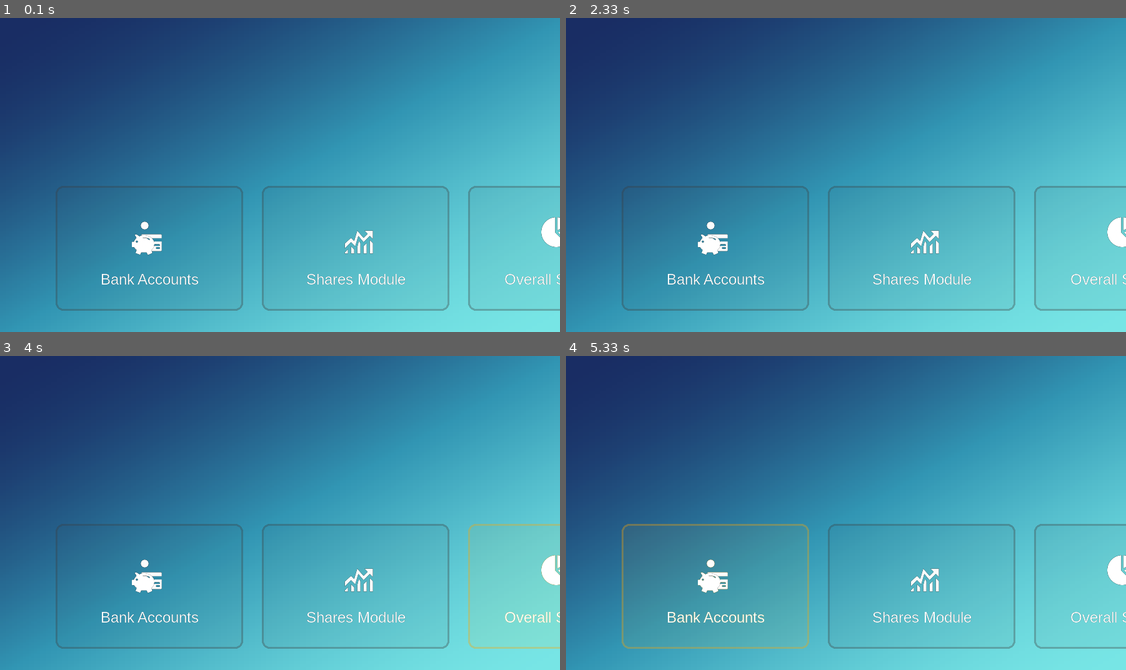
Above: before the commit, frames 1-4 (two rows, left to right).
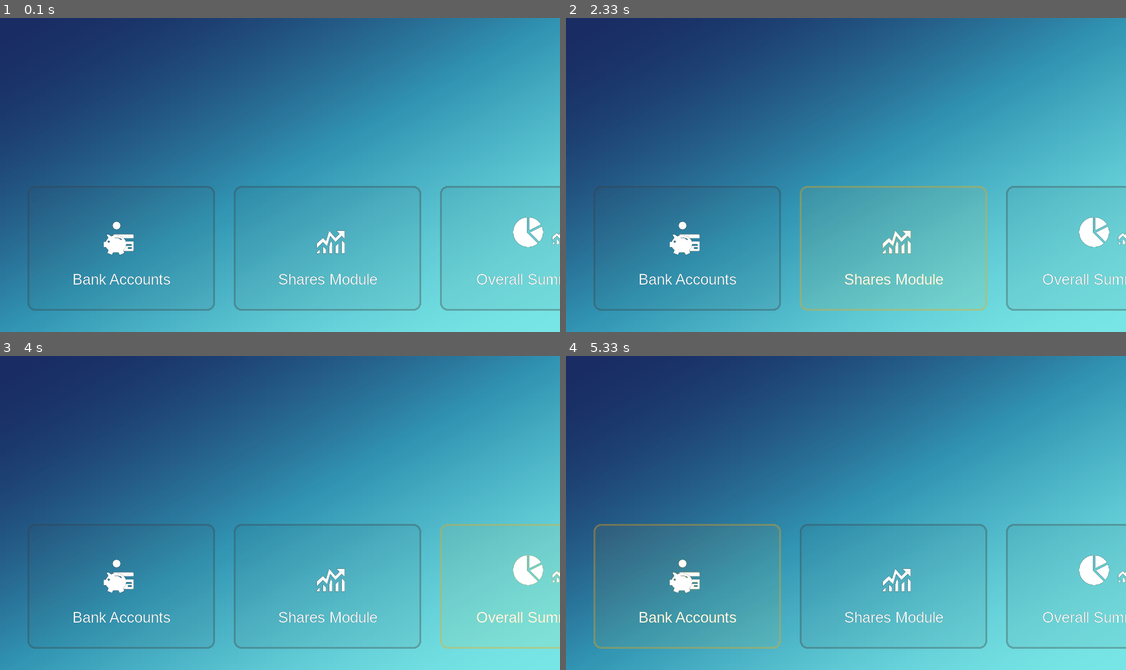
Above: after the commit, the same moments.

Repository: sachinadk2011/FinLedger
Game: pygame game, started from main.py
Same seed, same stepped clock (60 frames per second), same inputs: the game is played once before the commit and once after it.
Inputs (mouse positions are in pixels of both pictures, inside the frame that each line leads up to):
- Up to frame 1 (0.1 s): no input
- Up to frame 2 (2.33 s): click (823, 187) at 0.38 s; click (711, 178) at 0.72 s; click (672, 247) at 1.05 s; click (1053, 284) at 1.38 s; click (857, 71) at 1.72 s; click (818, 256) at 2.05 s
- Up to frame 3 (4 s): click (263, 459) at 2.38 s; click (476, 594) at 3.22 s; click (453, 506) at 3.55 s; click (476, 575) at 3.88 s
- Up to frame 4 (5.33 s): click (683, 453) at 4.22 s; click (711, 569) at 4.55 s; click (683, 494) at 4.88 s; click (762, 604) at 5.22 s

The runs differ from the first frame. In frame 1, 4.0% of the frame differs, in the area x 4-100%, y 53-94%; in frame 2, 4.4%; in frame 3, 4.1%; in frame 4, 4.1%.

Commit message:
Update .gitignore to exclude __pycache__ and .pyc files; refactor config and main.py for improved scaling and font management

Diff:
--- a/config.py
+++ b/config.py
@@ -1,6 +1,9 @@
 WIDTH = None
 HEIGHT = None
 FPS = 60
+BASE_W = 1050
+BASE_H = 768
+
 
 MIN_WIDTH = None
 MIN_HEIGHT = None
--- a/main.py
+++ b/main.py
@@ -11,12 +11,12 @@
 config.MIN_WIDTH = int( info.current_w* 0.5)
 config.MIN_HEIGHT = int(info.current_h * 0.55)
 
-from config import WHITE, BLUE, ORANGE, MIN_WIDTH, MIN_HEIGHT, FPS, HEIGHT, WIDTH
+from config import WHITE, BLUE, ORANGE, MIN_WIDTH, MIN_HEIGHT, FPS, HEIGHT, WIDTH, BASE_H, BASE_W
 print(MIN_WIDTH, MIN_HEIGHT,  HEIGHT, WIDTH)
 
 pygame.display.set_caption("Finance Investement Tracker")
 clock = pygame.time.Clock()
-font = pygame.font.SysFont("Arial", 24)
+
 
 START_COLOR = (25, 45, 100)   # Deep Blue (Corner 1)
 MID_COLOR = (50, 150, 180)    # Vibrant Teal (Middle)
@@ -68,6 +68,48 @@
     icon = pygame.image.load(path).convert_alpha()
     return pygame.transform.smoothscale(icon, size)
 
+def get_ui_scale(screen_w, screen_h):
+    scale_x = screen_w / BASE_W
+    scale_y = screen_h / BASE_H
+
+    # Use the smaller one to prevent overflow
+    scale = min(scale_x, scale_y)
+
+    # Clamp scale (CRITICAL)
+    scale = max(0.85, min(scale, 1.15))
+
+    return scale
+
+
+class FontManager:
+    def __init__(self):
+        self.scale = 1.0
+        self.fonts = {}
+        self.size = 24 # default size
+
+    def update_scale(self, scale):
+        if scale != self.scale:
+            self.scale = scale
+            self.fonts.clear()  # force rebuild
+
+    def get(self, size= 24, bold=False):
+
+        key = (size, bold)
+        if key not in self.fonts:
+            self.fonts[key] = pygame.font.SysFont(
+                "Arial",
+                int(size * self.scale),
+                bold=bold
+            )
+        return self.fonts[key]
+
+    def render(self, text, size=24, color=WHITE, bold=False):
+        font = self.get(size, bold)
+        return font.render(text,  color)
+
+# global variable for font
+font = FontManager().get(24)
+
 # Icon class to manage individual icons
 class icon:
     def __init__(self,  size, pos=(0,0)):
@@ -109,7 +151,7 @@
     def update_position(self, x, y):
         self.rect.topleft = (x, y)
         x, y = self.surface.get_size()
-        print(x, y)
+        #print(x, y)
         #center icon in button
         icon_x = x // 2 + self.caption_length // 2 - self.icon.get_width() // 3
         icon_y = y // 2 - self.icon.get_height() // 2
@@ -152,6 +194,9 @@
             self.surface.blit(caption_surf, caption_rect)
         screen.blit(self.surface, self.rect.topleft)
 
+
+
+
 def main():
     screen  = pygame.display.set_mode(
                 (WIDTH, HEIGHT),
@@ -196,13 +241,15 @@
 
     #initial card positions
     card_width, card_height = bank_card.surface.get_size()
-    card_pos_x = int(width * 0.1)
+    card_pos_x = int(width * 0.05)
+
     card_pos_y = height - (height + card_height) // 3
     bank_card.update_position(card_pos_x, card_pos_y)
     gap = int(card_width * 0.1)
+
     share_card.update_position(card_pos_x + card_width + gap, card_pos_y)
     stock_report_card.update_position(card_pos_x + 2*(card_width + gap), card_pos_y)
-
+    print(f"Gap: {gap}")
 
 
 
@@ -226,9 +273,10 @@
                     pygame.RESIZABLE
                     )
                 background = get_instant_bg(width, height)
-
+                print(f"Resized to: {width}x{height}")
                 #update card positions
-                card_pos_x = int(width * 0.1)
+                card_pos_x = int(width * 0.02)
+
                 card_pos_y = height - (height + card_height) // 3
                 bank_card.update_position(card_pos_x, card_pos_y)
                 share_card.update_position(card_pos_x + card_width + gap, card_pos_y)
Not shown, changed: .gitignore
